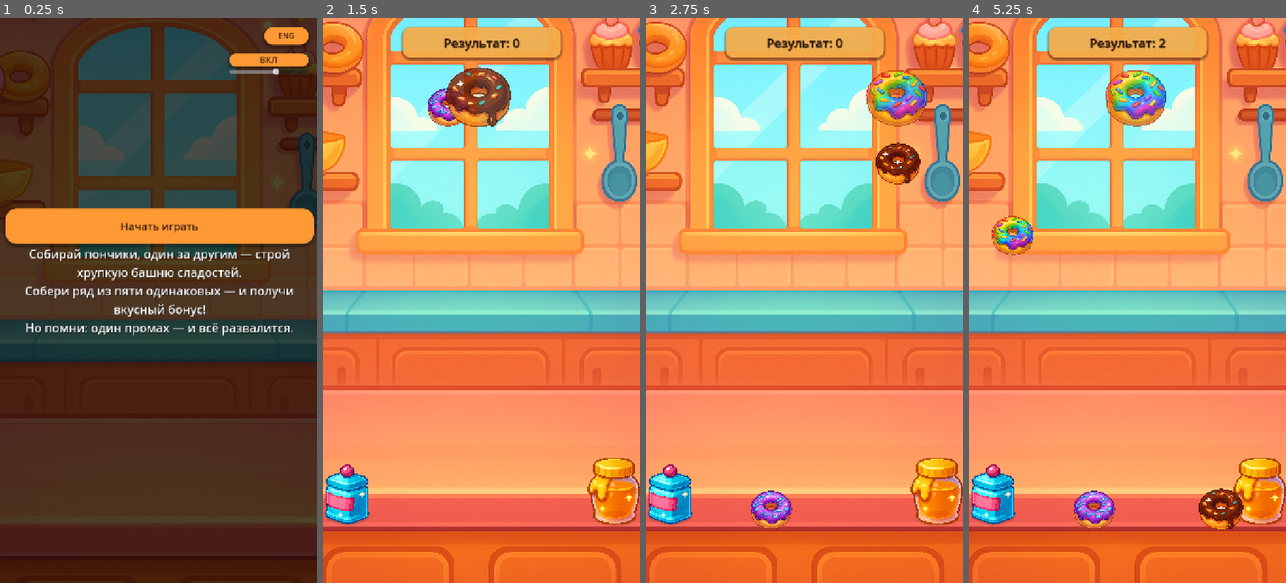
Above: before the commit, frames 1-4 (left to right).
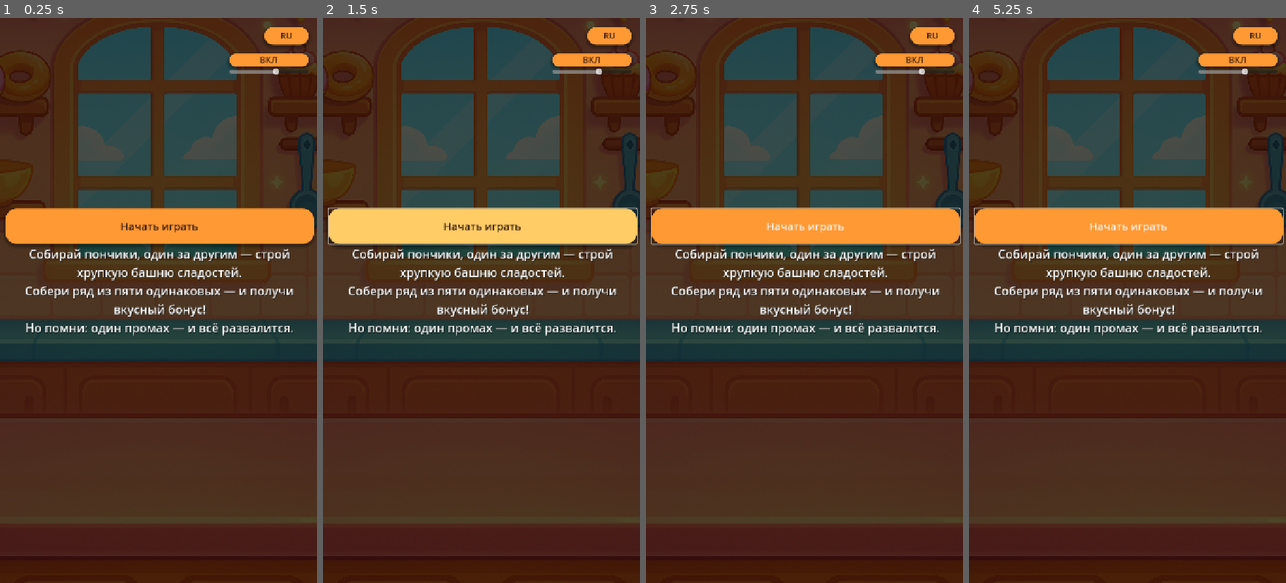
Above: after the commit, the same moments.

Repository: supervi5w4/donuttower
Game: Godot game, scene res://scenes/Main.tscn
Two runs of this game, one before a commit and one after it. Both use one fixed random seed, a clock stepped at 60 frames per second and the inputs below.
Inputs (mouse positions are in pixels of both pictures, inside the frame that each line leads up to):
- Up to frame 1 (0.25 s): no input
- Up to frame 2 (1.5 s): click "Начать играть" at 0.5 s; click (481, 227) at 1.25 s, where only the run after the commit has a clickable "Начать играть"
- Up to frame 3 (2.75 s): tap Enter at 2 s; move the mouse to (874, 272) at 2.02 s; tap I at 2.1 s; click (874, 272) at 2.17 s
- Up to frame 4 (5.25 s): move the mouse to (1064, 328) at 2.77 s; hold S 2.78-3.53 s; tap R at 2.85, 4.35 s; move the mouse to (1159, 176) at 3.52 s; tap I at 3.6, 5.1 s; move the mouse to (1111, 413) at 4.27 s; click (1111, 413) at 4.42 s; move the mouse to (1222, 385) at 5.02 s; hold S from 5.03 s (still down)

The runs differ from the first frame. In frame 1, less than 0.1% of the frame differs, in the area x 88-94%, y 2-4%; in frame 2, 99%, in the area x 0-100%, y 0-100%; in frame 3, 98%; in frame 4, 98%.
Error after the commit: Parse Error: Identifier "YandexSdk" not declared in the current scope. (res://scripts/StartMenu.gd:19)

Commit message:
Add files via upload

Diff:
--- a/project.godot
+++ b/project.godot
@@ -17,10 +17,11 @@
 
 [autoload]
 
+GameStateManager="*res://autoloads/GameState.gd"
 LanguageManager="*res://scripts/LanguageManager.gd"
 Music="*res://singletons/MusicManager.gd"
-YandexSdk="*res://addons/godot-yandex-games-sdk-main/yandex_sdk.gd"
 YandexSDK="*res://addons/godot-yandex-games-sdk-main/yandex_sdk.gd"
+LevelData="*res://autoloads/LevelData.gd"
 
 [display]
 
Not shown, changed: icon.svg.import
Not shown, added: LEVEL_INTRO_EXAMPLE.md
Not shown, added: LEVEL_INTRO_SYSTEM_README.md
Not shown, changed: TESTING_ADS.md
Not shown, changed: YANDEX_INTEGRATION_README.md
